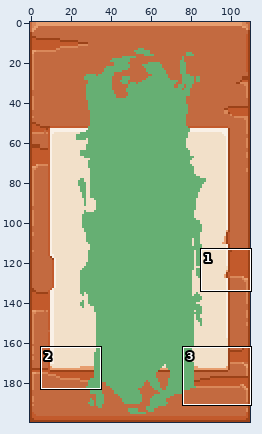
Sprite sheet, stored at res/UI/CharacterSelect/Slot05.png. Above: a wide view before the commit, with the close-up outlined.
Close-up. First the earlier version:
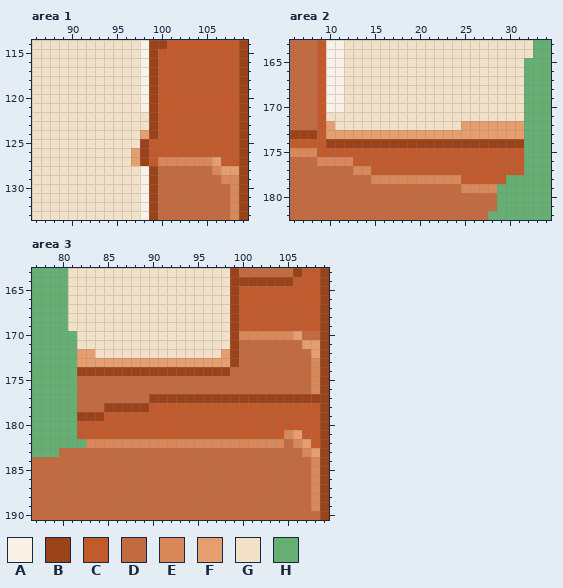
The file is 110x200 pixels. Shown: area 1: x 86..109, y 114..133; area 2: x 6..34, y 163..182; area 3: x 77..109, y 163..190. The commit also changed other parts of the picture, which this record leaves out.
Palette (. is transparent): A #f9f0e6  B #9b4218  C #c25a2c  D #c36a40  E #d9885a  F #e79e6f  G #f2e0c9  H #66af73
Pixels before, area 1, first column x 86:
114 GGGGGGGGGGGGABBCCCCCCCCB
115 GGGGGGGGGGGGABCCCCCCCCCB
116 GGGGGGGGGGGGABCCCCCCCCCB
117 GGGGGGGGGGGGABCCCCCCCCCB
118 GGGGGGGGGGGGABCCCCCCCCCB
119 GGGGGGGGGGGGABCCCCCCCCCB
120 GGGGGGGGGGGGABCCCCCCCCCB
121 GGGGGGGGGGGGABCCCCCCCCCB
122 GGGGGGGGGGGGGBCCCCCCCCCB
123 GGGGGGGGGGGGGBCCCCCCCCCB
124 GGGGGGGGGGGGFBCCCCCCCCCB
125 GGGGGGGGGGGGBCCCCCCCCCCB
126 GGGGGGGGGGGFBCCCCCCCCCCB
127 GGGGGGGGGGGFBCEEEEEEFCCB
128 GGGGGGGGGGGGABDDDDDDEFFB
129 GGGGGGGGGGGGABDDDDDDDEEB
130 GGGGGGGGGGGGABDDDDDDDDEB
131 GGGGGGGGGGGGABDDDDDDDDEB
132 GGGGGGGGGGGGABDDDDDDDDEB
133 GGGGGGGGGGGGABDDDDDDDDEB
Pixels before, area 2, first column x 6:
163 DDDCAAGGGGGGGGGGGGGGGGGGGGGHH
164 DDDCAAGGGGGGGGGGGGGGGGGGGGGHH
165 DDDCAAGGGGGGGGGGGGGGGGGGGGHHH
166 DDDCAAGGGGGGGGGGGGGGGGGGGGHHH
167 DDDCAAGGGGGGGGGGGGGGGGGGGGHHH
168 DDDCAAGGGGGGGGGGGGGGGGGGGGHHH
169 DDDCAAGGGGGGGGGGGGGGGGGGGGHHH
170 DDDCAAGGGGGGGGGGGGGGGGGGGGHHH
171 DDDCGGGGGGGGGGGGGGGGGGGGGGHHH
172 DDDCFGGGGGGGGGGGGGGFFFFFFFHHH
173 BBBCFFFFFFFFFFFFFFFFFFFFFFHHH
174 CCCCBBBBBBBBBBBBBBBBBBBBBBHHH
175 EEECCCCCCCCCCCCCCCCCCCCCCCHHH
176 DDDEEEECCCCCCCCCCCCCCCCCCCHHH
177 DDDDDDDEECCCCCCCCCCCCCCCCCHHH
178 DDDDDDDDDEEEEEEEEEECCCCCHHHHH
179 DDDDDDDDDDDDDDDDDDDEEEEHHHHHH
180 DDDDDDDDDDDDDDDDDDDDDDDHHHHHH
181 DDDDDDDDDDDDDDDDDDDDDDDHHHHHH
182 DDDDDDDDDDDDDDDDDDDDDDHHHHHHH
Pixels before, area 3, first column x 77:
163 HHHHGGGGGGGGGGGGGGGGGGBDDDDDDBCCB
164 HHHHGGGGGGGGGGGGGGGGGGBBBBBBBCCCB
165 HHHHGGGGGGGGGGGGGGGGGGBCCCCCCCCCB
166 HHHHGGGGGGGGGGGGGGGGGGBCCCCCCCCCB
167 HHHHGGGGGGGGGGGGGGGGGGBCCCCCCCCCB
168 HHHHGGGGGGGGGGGGGGGGGGBCCCCCCCCCB
169 HHHHGGGGGGGGGGGGGGGGGGBCCCCCCCCCB
170 HHHHHGGGGGGGGGGGGGGGGGBEEEEEEFDDB
171 HHHHHGGGGGGGGGGGGGGGGGBDDDDDDDFFB
172 HHHHHFFGGGGGGGGGGGGGGFBDDDDDDDDFB
173 HHHHHFFFFFFFFFFFFFFFFFBDDDDDDDDEB
174 HHHHHBBBBBBBBBBBBBBBBBDDDDDDDDDEB
175 HHHHHDDDDDDDDDDDDDDDDDDDDDDDDDDEB
176 HHHHHDDDDDDDDDDDDDDDDDDDDDDDDDDEB
177 HHHHHDDDDDDDDBBBBBBBBBBBBBBBBBBBB
178 HHHHHDDDBBBBBCCCCCCCCCCCCCCCCCCCB
179 HHHHHBBBCCCCCCCCCCCCCCCCCCCCCCCCB
180 HHHHHCCCCCCCCCCCCCCCCCCCCCCCCCCCB
181 HHHHHCCCCCCCCCCCCCCCCCCCCCCCEFCCB
182 HHHHHHEEEEEEEEEEEEEEEEEEEEEEDEFCB
183 HHHDDDDDDDDDDDDDDDDDDDDDDDDDDDEFB
184 DDDDDDDDDDDDDDDDDDDDDDDDDDDDDDDEB
185 DDDDDDDDDDDDDDDDDDDDDDDDDDDDDDDEB
186 DDDDDDDDDDDDDDDDDDDDDDDDDDDDDDDEB
187 DDDDDDDDDDDDDDDDDDDDDDDDDDDDDDDEB
188 DDDDDDDDDDDDDDDDDDDDDDDDDDDDDDDEB
189 DDDDDDDDDDDDDDDDDDDDDDDDDDDDDDDEB
190 DDDDDDDDDDDDDDDDDDDDDDDDDDDDDDDDB
After:
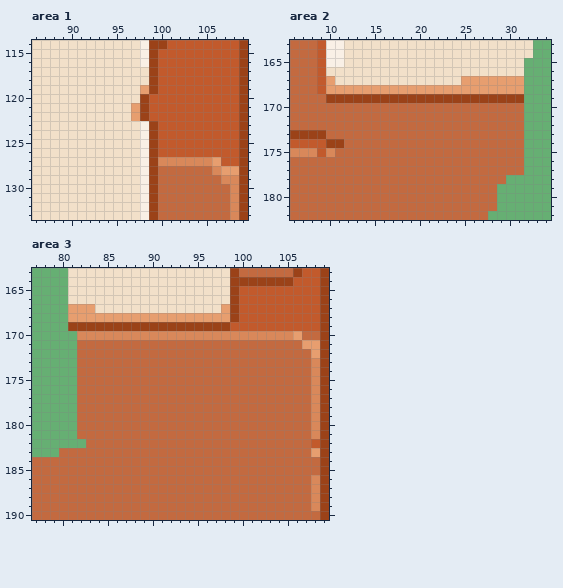
The exact change:
Area 1:
The author changed colour B to colour A in rows 125 to 127 at x 98.
The author changed colour F to colour A in row 124 at x 98.
The author changed colour G to colour A in row 123 at x 98.
The author changed colour A to colour B in rows 120 to 121 at x 98.
The author changed colour C to colour B in rows 125 to 127 at x 99.
The author changed colour G to colour B in row 122 at x 98.
The author changed colour B to colour C in rows 120 to 122 at x 99.
The author changed colour A to colour F in row 119 at x 98.
The author changed colour G to colour F in rows 121 to 122 at x 97.
The author changed colour A to colour G in rows 117 to 118 at x 98.
The author changed colour F to colour G in rows 126 to 127 at x 97.
Area 2:
The author changed colour A to colour B in row 169 at x 10 to 11.
The author changed colour C to colour B in row 173 at x 9.
The author changed colour G to colour B in row 169 at x 12 to 31.
The author changed colour A to colour D in row 170 at x 10 to 11.
The author changed colour B to colour D in row 174 at x 12 to 31.
The author changed colour C to colour D in rows 169 to 172 at x 9; in row 175 at x 11 to 31; in row 176 at x 13 to 31; in row 177 at x 15 to 31; in row 178 at x 25 to 29.
The author changed colour E to colour D in row 176 at x 9 to 12; in row 177 at x 13 to 14; in row 178 at x 15 to 24; in row 179 at x 25 to 28.
The author changed colour F to colour D in row 172 at x 10 and 25 to 31; in row 173 at x 10 to 31.
The author changed colour G to colour D in row 170 at x 12 to 31; in row 171 at x 10 to 31; in row 172 at x 11 to 24.
The author changed colour C to colour E in row 175 at x 10.
The author changed colour A to colour F in row 167 at x 10; in row 168 at x 10 to 11.
The author changed colour G to colour F in row 167 at x 25 to 31; in row 168 at x 12 to 31.
The author changed colour A to colour G in row 166 at x 10 to 11; in row 167 at x 11.
Area 3:
The author changed colour G to colour B in row 169 at x 81 to 98.
The author changed colour B to colour C in row 169 at x 99.
The author changed colour B to colour D in rows 171 to 173 at x 99; in row 174 at x 82 to 98; in row 177 at x 90 to 107; in row 178 at x 85 to 89; in row 179 at x 82 to 84.
The author changed colour C to colour D in row 178 at x 90 to 107; in row 179 at x 85 to 107; in row 180 at x 82 to 107; in row 181 at x 82 to 104 and 107.
The author changed colour E to colour D in row 181 at x 105; in row 182 at x 83 to 104 and 106; in row 183 at x 107; in rows 184 to 185 at x 108.
The author changed colour F to colour D in row 172 at x 82 to 83 and 98; in row 173 at x 82 to 98; in row 181 at x 106; in row 182 at x 107.
The author changed colour G to colour D in row 171 at x 82 to 98; in row 172 at x 84 to 97.
The author changed colour B to colour E in row 170 at x 99; in row 177 at x 108.
The author changed colour C to colour E in rows 178 to 181 at x 108.
The author changed colour G to colour E in row 170 at x 82 to 98.
The author changed colour G to colour F in row 167 at x 81 to 83 and 98; in row 168 at x 81 to 98.
Where, in picture pixels (left, top, right, bottom), the same in both close-ups:
changed: (131, 67, 158, 166)
changed: (317, 67, 524, 193)
changed: (68, 304, 320, 475)
